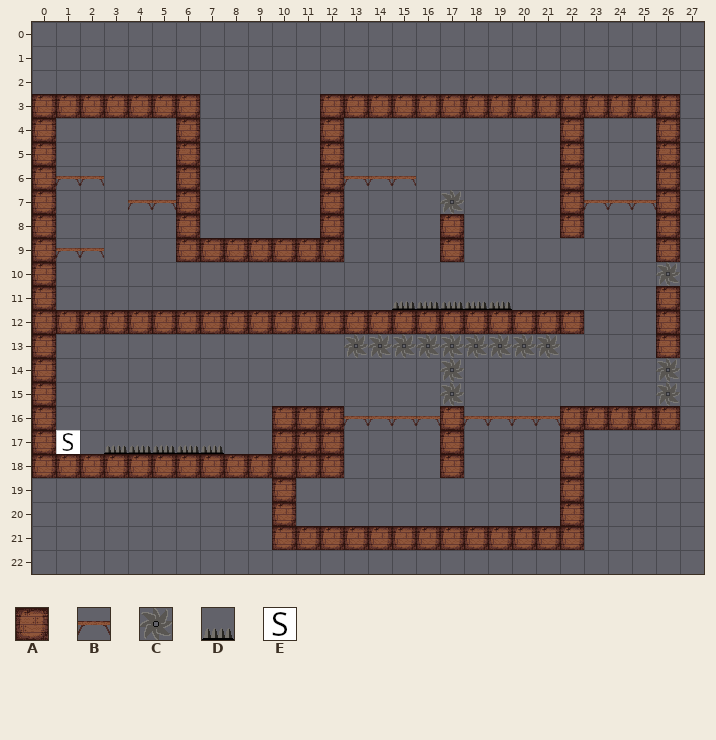
Two states of a Tiled map, editor/LevelDoubleBack.tmx. The picture above was drawn from the file before the commit.
Cells are 32x32 px. Shown: x 0..27, y 0..22. The old version is drawn lined up with the new one.
Key: from "Base": A 1 "block", B 2 "plat", C 3 "saw", D 4 "spikes", E 5 "s".
_ is an empty cell.
Layer "Tile Layer 1" before, first column x 0:
 0 ____________________________
 1 ____________________________
 2 ____________________________
 3 AAAAAAA_____AAAAAAAAAAAAAAA_
 4 A_____A_____A_________A___A_
 5 A_____A_____A_________A___A_
 6 ABB___A_____ABBB______A___A_
 7 A___BBA_____A____C____ABBBA_
 8 A_____A_____A____A____A___A_
 9 ABB___AAAAAAA____A________A_
10 A_________________________C_
11 A______________DDDDD______A_
12 AAAAAAAAAAAAAAAAAAAAAAA___A_
13 A____________CCCCCCCCC____A_
14 A________________C________C_
15 A________________C________C_
16 A_________AAABBBBABBBBAAAAA_
17 AE_DDDDD__AAA____A____A_____
18 AAAAAAAAAAAAA____A____A_____
19 __________A___________A_____
20 __________A___________A_____
21 __________AAAAAAAAAAAAA_____
22 ____________________________
And afterwards:
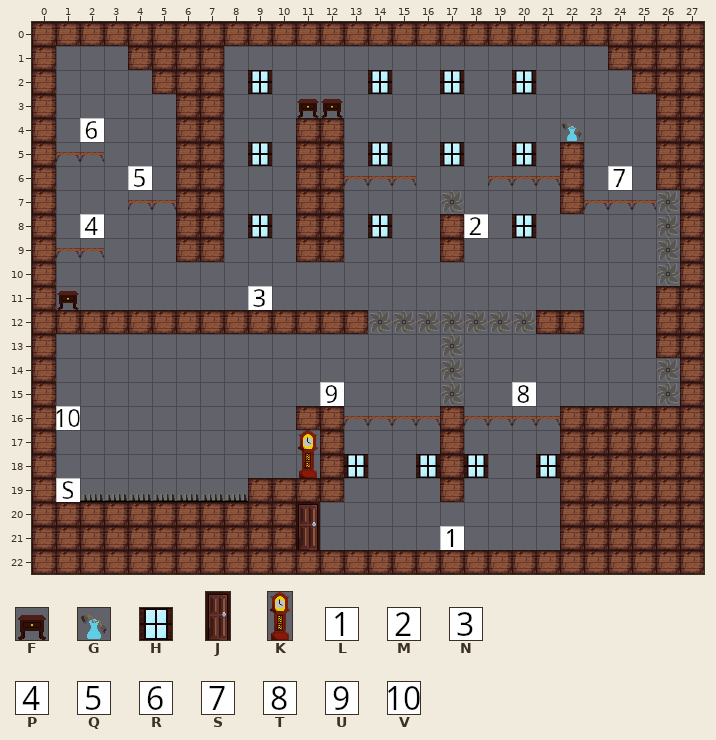
Further tiles: from "Base": F 20 "drawer", G 21 "vase", H 22 "window", J 23 "door", K 24 "clock", L 100 "1", M 101 "2", N 102 "3", P 103 "4", Q 104 "5", R 105 "6", S 106 "7", T 107 "8", U 108 "9", V 109 "10".
What changed:
Changed rows in their new state; . is an unchanged cell.
map size 30x20 -> 28x23 cells (old content now starts at 0,3; both pictures use the new coordinates)
Layer "Tile Layer 1":
first column x 0:
 0 AAAAAAAAAAAAAAAAAAAAAAAAAAAA
 1 A...AAAA................AAAA
 2 A....AAA.H....H..H..H....AAA
 3 ._____.A...FF_____________.A
 4 ..R....A...A..........G....A
 5 .BB....A.H.A..H..H..H......A
 6 .__.Q..A...A.......BBB..S..A
 7 .......A...A..............CA
 8 ..P....A.H.A..H...M.H._...CA
 9 ........___...............CA
10 ...........................A
11 .F.......N....._____.......A
12 ..............CCCCCCC......A
13 .............____.____.....A
14 ...........................A
15 ............U.......T......A
16 .V........_................A
17 ._._____..__...........AAAAA
18 .__________K.H..H.H..H.AAAAA
19 AEDDDDDDDA.AA....A.....AAAAA
20 AAAAAAAAAA.............AAAAA
21 AAAAAAAAAA.J_____L____.AAAAA
22 AAAAAAAAAAAAAAAAAAAAAAAAAAAA
Where, in picture pixels (left, top, right, bottom), the same in both pictures:
changed: (32, 22, 704, 574)
